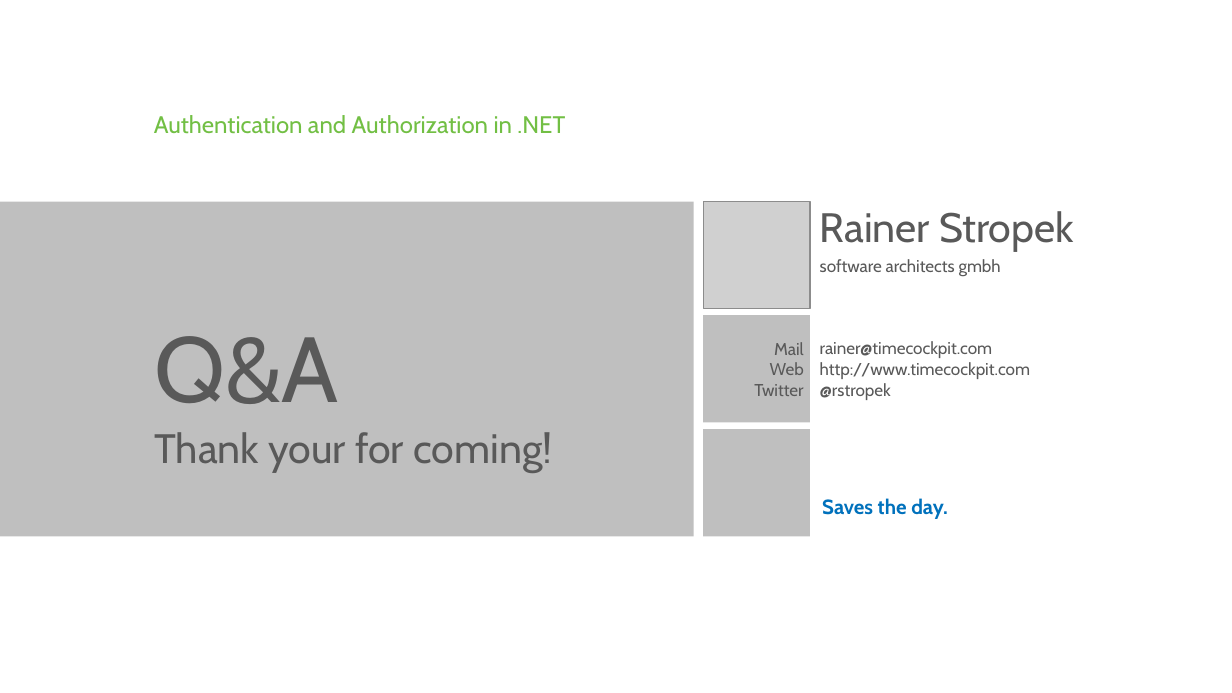
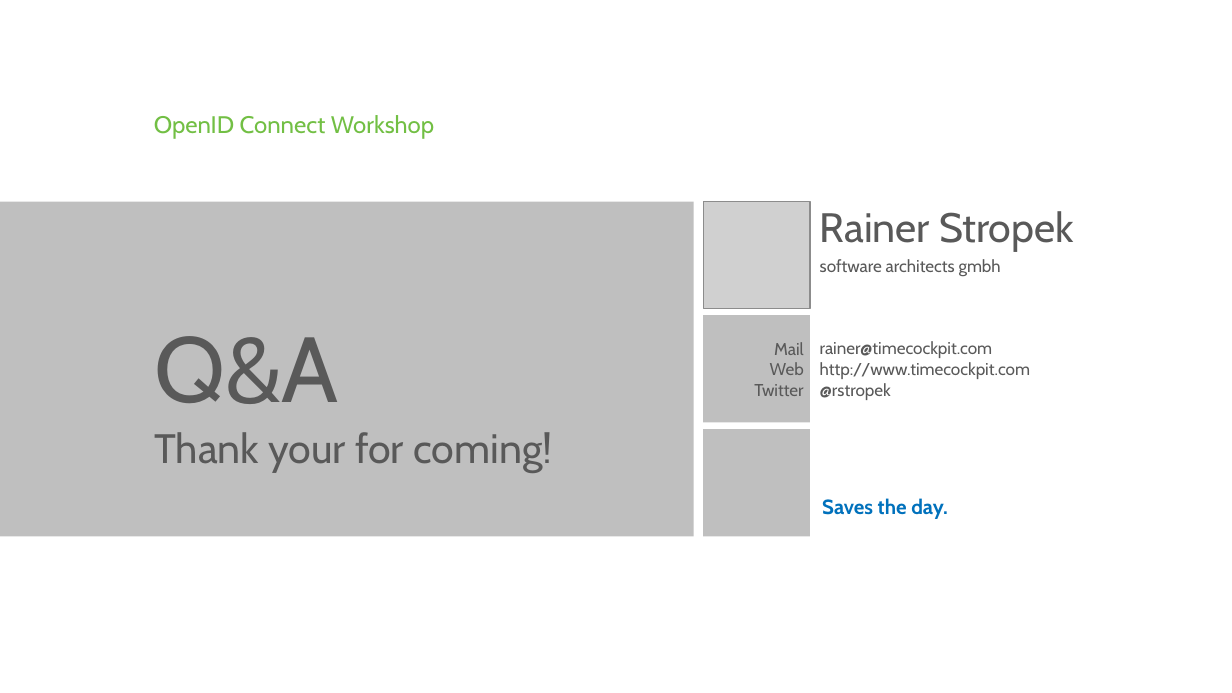
Before and after one commit to rstropek/Samples, a slide deck: slide 50 of OIDCWorkshop/Slides/OIDCWorkshop.pptx (slide 49 before the commit). Drawn at 1232x693 pixels with LibreOffice and Linux fonts; fonts in the diff are those of the drawing; grey boxes stand for pictures; background and template pictures are left out. Boxes give left, top, right and bottom in pixels: in the first picture for what was removed or moved away, otherwise in the second. Text is boxed around its words. In the diff, an @@ line names an element or a change of style, - is before the commit and + after.

Commit message:
Update slides

```diff
--- a/OIDCWorkshop/Slides/OIDCWorkshop.pptx
+++ b/OIDCWorkshop/Slides/OIDCWorkshop.pptx
@@ text at <box>154,115,434,139</box>: text changed @@
-Authentication and Authorization in .NET
+OpenID Connect Workshop
```
Also in this commit, not shown: 1 slide added.
